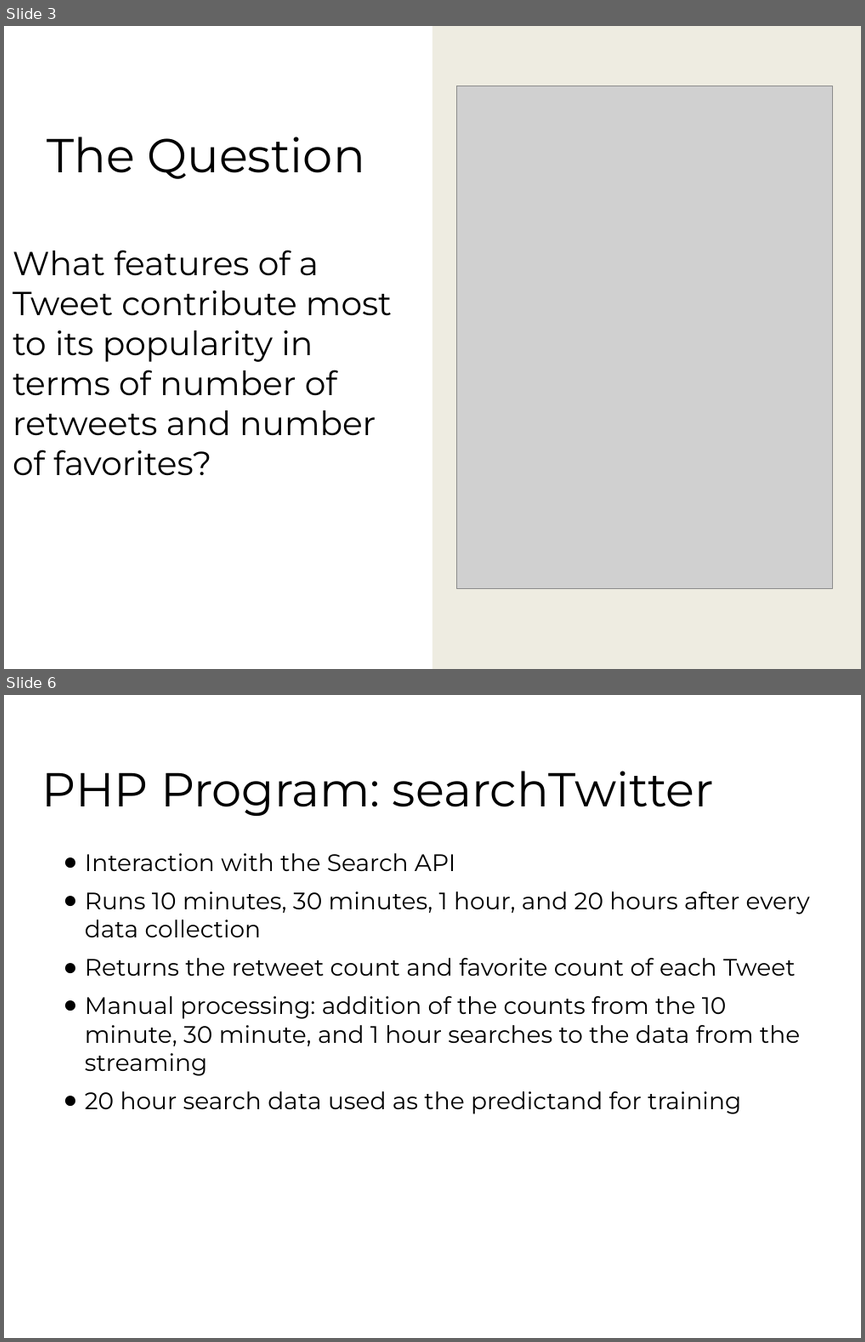
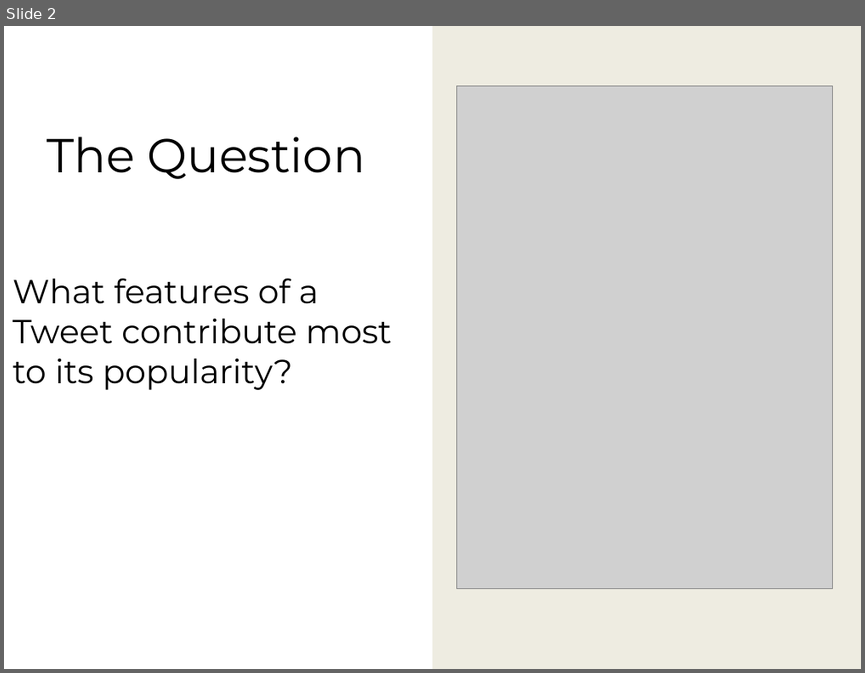
Before and after one commit to fhh23/Determining-Tweet-Popularity-via-Prediction-Methods, a slide deck: CSE881_Hormasji_Reiff_FinalProjectPresentation.pptx. Shown one above the other, each under a label of ours: slides 3 and 6 before the commit, slide 2 after it; the slides between them are not shown. The pictures are 865x1342 and 865x673 pixels, drawn with LibreOffice and Linux fonts; fonts in the diff are those of the drawing; grey boxes stand for pictures; background and template pictures are left out. Boxes give left, top, right and bottom in pixels: in the first picture for what was removed or moved away, otherwise in the second. Text is boxed around its words. In the diff, an @@ line names an element or a change of style, - is before the commit and + after.

```diff
--- a/CSE881_Hormasji_Reiff_FinalProjectPresentation.pptx
+++ b/CSE881_Hormasji_Reiff_FinalProjectPresentation.pptx
@@ slide 6 removed at (x1=4, y1=695, x2=861, y2=1338), background #FFFFFF @@
@@ title removed at (x1=41, y1=771, x2=714, y2=816) @@
-PHP Program: searchTwitter
@@ text removed at (x1=85, y1=853, x2=810, y2=1114) @@
-● Interaction with the Search API
-● Runs 10 minutes, 30 minutes, 1 hour, and 20 hours after every data collection
-● Returns the retweet count and favorite count of each Tweet
-● Manual processing: addition of the counts from the 10 minute, 30 minute, and 1 hour searches to the data from the streaming
-● 20 hour search data used as the predictand for training
@@ what was slide 3 is now slide 2 @@
@@ slide 2 changed as well @@
@@ subtitle at (x1=12, y1=278, x2=392, y2=390): text changed @@
-What features of a Tweet contribute most to its popularity in terms of number of retweets and number of favorites?
+What features of a Tweet contribute most to its popularity?
```
Also in this commit, not shown: 4 other slides changed, 1 slide added, 7 other slides removed.
